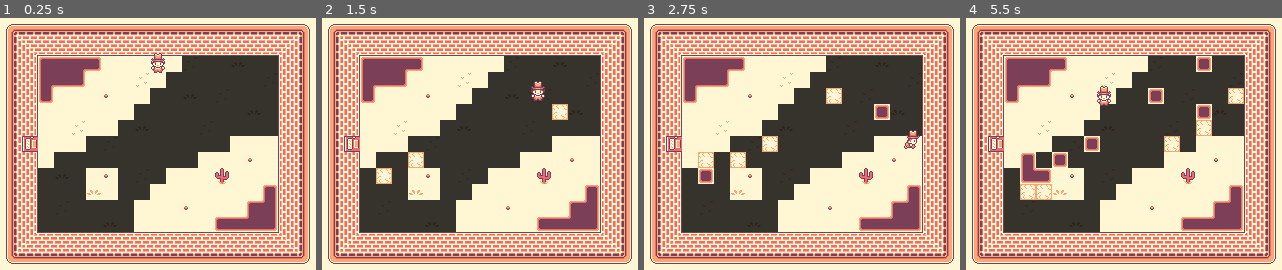
Above: before the commit, frames 1-4 (left to right).
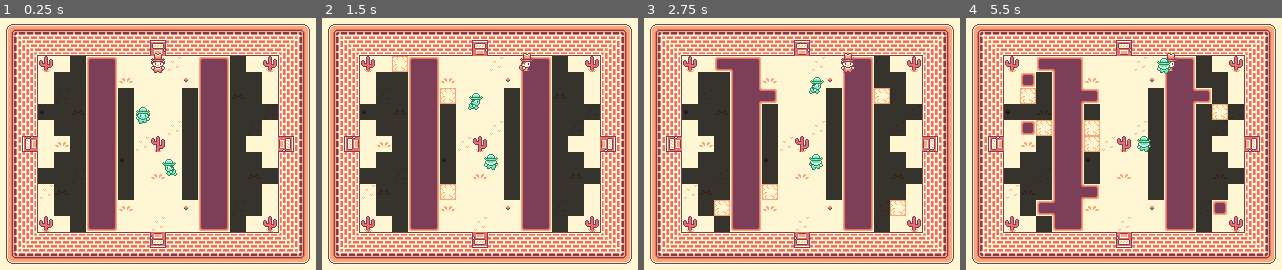
Above: after the commit, the same moments.

Repository: james-minor/mini-jam-206
Game: Godot game, scene res://dungeon_room/variations/dungeon_room_g.tscn
Two runs of this game, one before a commit and one after it. Both use one fixed random seed, a clock stepped at 60 frames per second and the inputs below. Sound files missing from this copy of the repository are replaced by a short silence.
Inputs (mouse positions are in pixels of both pictures, inside the frame that each line leads up to):
- Up to frame 1 (0.25 s): no input
- Up to frame 2 (1.5 s): move the mouse to (584, 131) at 0.52 s; press the mouse at (584, 131) at 0.53 s; hold D (move_right) 0.53-1.28 s; move the mouse to (385, 156) at 1.27 s; release the mouse at (385, 156) at 1.28 s; hold S (move_down) from 1.28 s (still down); tap Shift (move_dash) at 1.35 s
- Up to frame 3 (2.75 s): move the mouse to (849, 83) at 2.02 s; release S (move_down) at 2.03 s; press the mouse at (849, 83) at 2.03 s; hold D (move_right) from 2.03 s (still down)
- Up to frame 4 (5.5 s): move the mouse to (1098, 196) at 2.77 s; release D (move_right) at 2.78 s; release the mouse at (1098, 196) at 2.78 s; hold W (move_up) 2.78-3.53 s; tap Shift (move_dash) at 2.85, 4.35 s; move the mouse to (1269, 184) at 3.52 s; press the mouse at (1269, 184) at 3.53 s; hold A (move_left) 3.53-5.03 s; move the mouse to (978, 103) at 4.27 s; release the mouse at (978, 103) at 4.28 s; move the mouse to (1149, 144) at 5.02 s; press the mouse at (1149, 144) at 5.03 s; hold S (move_down) from 5.03 s (still down)

The runs differ from the first frame. In frame 1, 35% of the frame differs, in the area x 12-94%, y 8-92%; in frame 2, 35%; in frame 3, 37%; in frame 4, 38%.

Commit message:
feat: add global rng seed to make runs consistent

Diff:
--- a/autoloads/dungeon_generator.gd
+++ b/autoloads/dungeon_generator.gd
@@ -18,6 +18,10 @@
 @export
 var room_variations: Array[PackedScene] = []
 
+@export
+var run_seed: int = 0
+
+
 ## Size of the dungeon floor map.
 const DIMENSIONS: Vector2i = Vector2i(10, 5)
 
@@ -25,7 +29,7 @@
 var entrance_position: Vector2i = Vector2i(-1, -1)
 
 ## The shortest possible path the player can take from the floor entrance to exit.
-var critical_path_length: int = 3
+var critical_path_length: int = 13
 
 ## Number of branching paths that can be created off of the critical path.
 var branches: int = 3
@@ -42,7 +46,9 @@
 var _floor_room_files: Array[PackedScene] = []
 
 
+
 func _ready() -> void:
+	seed(run_seed)
 	generate_floor()
 
 
